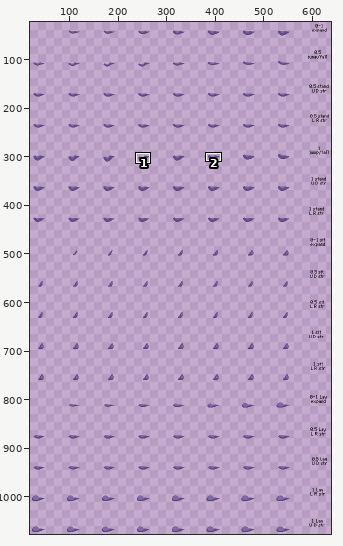
One commit to this pixel-art file: humanoid/wr/quadruped_big/belly/default.aseprite. Above: a wide view before the commit, with the close-up outlined.
Close-up. The starting point:
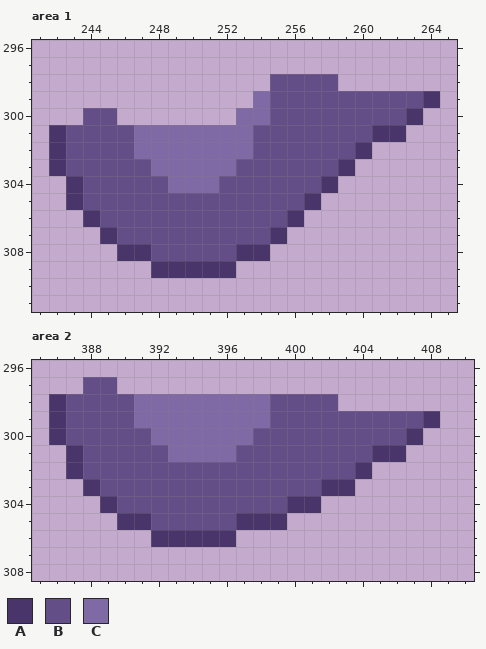
648x1216 pixels, 1 frame. Shown: area 1: x 241..265, y 296..311; area 2: x 385..410, y 296..308. The wide view leaves out empty margins. The commit also changed other parts of the picture, which this record leaves out.
Palette (. is transparent): A #49356a  B #644e88  C #806aa6
Pixels before, area 1, first column x 242:
298 .............BBBB......
299 ............CBBBBBBBBBA
300 ..BB.......CCBBBBBBBBA.
301 ABBBBCCCCCCCBBBBBBBAA..
302 ABBBBCCCCCCCBBBBBBA....
303 ABBBBBCCCCCBBBBBBA.....
304 .ABBBBBCCCBBBBBBA......
305 .ABBBBBBBBBBBBBA.......
306 ..ABBBBBBBBBBBA........
307 ...ABBBBBBBBBA.........
308 ....AABBBBBAA..........
309 ......AAAAA............
Pixels before, area 2, first column x 386:
297 ..BB...................
298 ABBBBCCCCCCCCBBBB......
299 ABBBBCCCCCCCCBBBBBBBBBA
300 ABBBBBCCCCCCBBBBBBBBBA.
301 .ABBBBBCCCCBBBBBBBBAA..
302 .ABBBBBBBBBBBBBBBBA....
303 ..ABBBBBBBBBBBBBAA.....
304 ...ABBBBBBBBBBAA.......
305 ....AABBBBBAAA.........
306 ......AAAAA............
After:
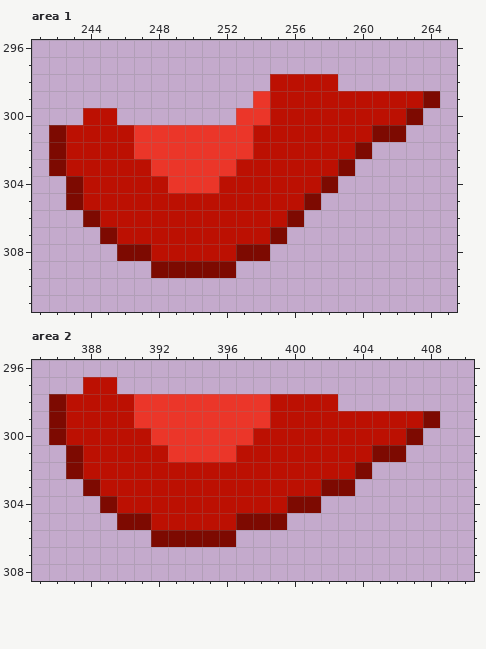
Difference:
Colour A changes from #49356a to #7d0a01.
Colour B changes from #644e88 to #bc1002.
Colour C changes from #806aa6 to #eb3629.
